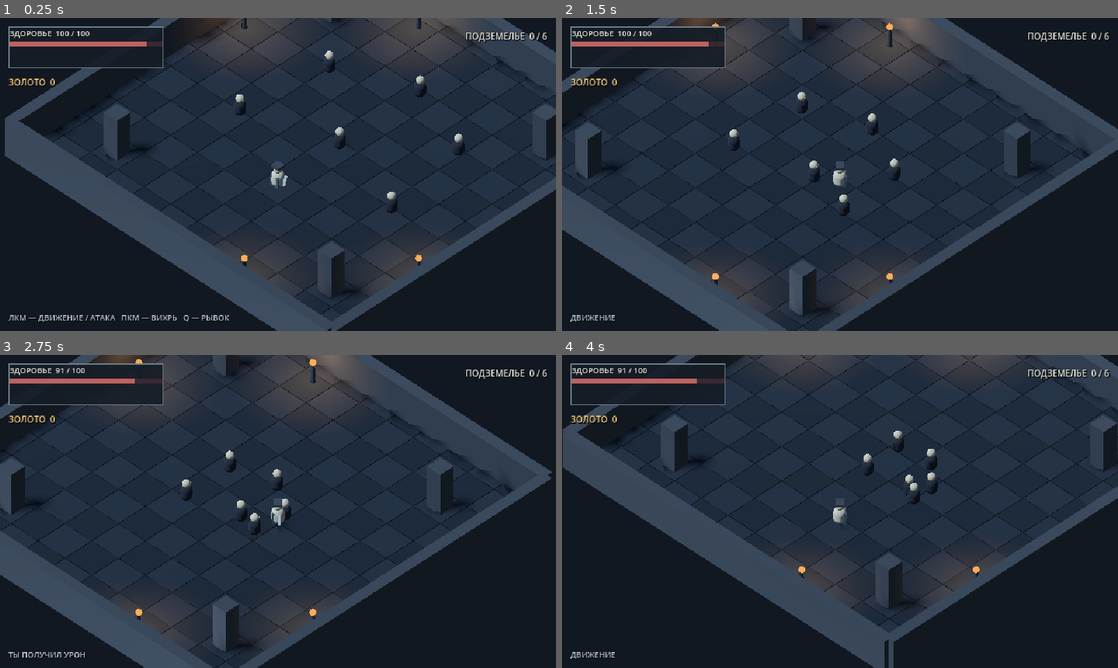
Above: before the commit, frames 1-4 (two rows, left to right).
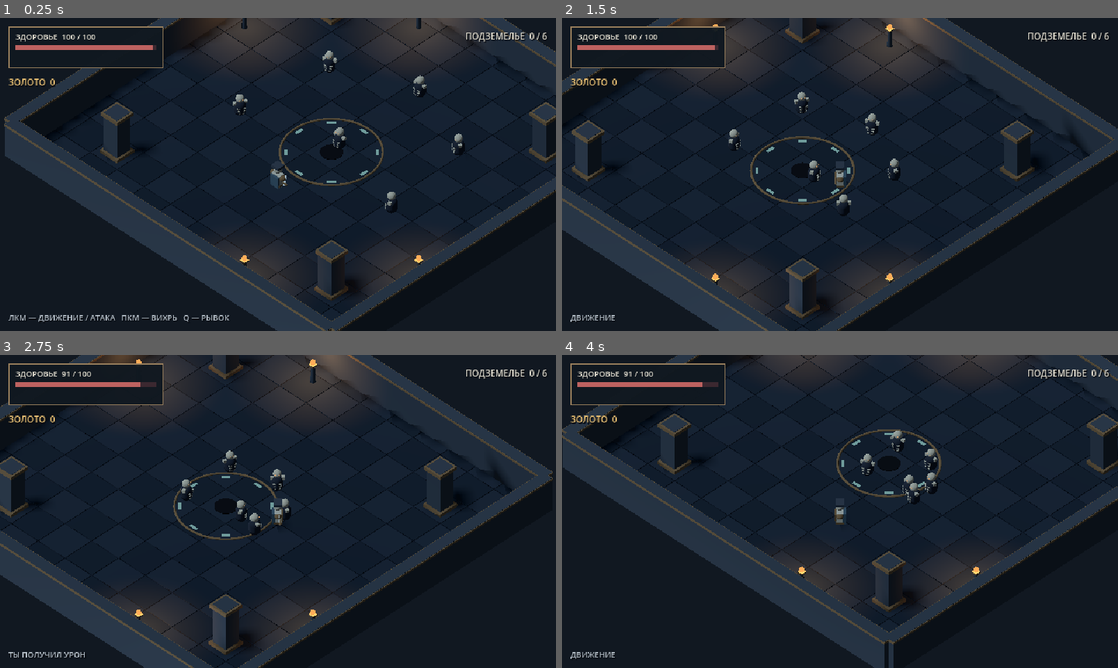
Above: after the commit, the same moments.

Repository: Blyaprint/new-1-bit-kuznya
Game: Godot game, scene res://scenes/action_rpg.tscn
Same seed, same stepped clock (60 frames per second), same inputs: the game is played once before the commit and once after it.
Inputs (mouse positions are in pixels of both pictures, inside the frame that each line leads up to):
- Up to frame 1 (0.25 s): no input
- Up to frame 2 (1.5 s): tap Enter at 0.5 s; move the mouse to (962, 158) at 0.52 s; hold D (move_right) 0.53-1.25 s; tap R at 0.6 s; click (962, 158) at 0.67 s; tap Space at 0.77 s; drag from (728, 190) to (812, 237) at 1.27 s
- Up to frame 3 (2.75 s): move the mouse to (333, 442) at 2.02 s; hold D (move_right) from 2.03 s (still down); tap E at 2.1 s
- Up to frame 4 (4 s): release D (move_right) at 2.75 s; drag from (812, 574) to (673, 464) at 2.77 s; move the mouse to (1006, 558) at 3.52 s; hold A (move_left) from 3.53 s (still down); tap Q at 3.6 s; tap Space at 3.77 s

The runs differ from the first frame. In frame 1, 3.7% of the frame differs, in the area x 0-100%, y 0-100%; in frame 2, 4.2%; in frame 3, 4.0%; in frame 4, 3.6%.

Commit message:
Add stylized dungeon detailing, hero armor and skeleton silhouettes

Diff:
--- a/scripts/action_rpg.gd
+++ b/scripts/action_rpg.gd
@@ -40,6 +40,9 @@
 var mat_gold: StandardMaterial3D
 var mat_torch: StandardMaterial3D
 var mat_sword: StandardMaterial3D
+var mat_bronze: StandardMaterial3D
+var mat_accent: StandardMaterial3D
+var mat_shadow: StandardMaterial3D
 
 func _ready() -> void:
 	_build_materials()
@@ -62,6 +65,9 @@
 	mat_gold = _mat(Color("#e5b95c"), true)
 	mat_torch = _mat(Color("#ffad58"), true)
 	mat_sword = _mat(Color("#9fb8c8"), true)
+	mat_bronze = _mat(Color("#8c7150"))
+	mat_accent = _mat(Color("#6f9b9b"), true)
+	mat_shadow = _mat(Color("#101820"))
 
 func _mat(color: Color, glow := false) -> StandardMaterial3D:
 	var material := StandardMaterial3D.new()
@@ -82,14 +88,15 @@
 	environment.background_color = Color("#111821")
 	environment.ambient_light_source = Environment.AMBIENT_SOURCE_COLOR
 	environment.ambient_light_color = Color("#788392")
-	environment.ambient_light_energy = 0.48
+	environment.ambient_light_energy = 0.38
+	environment.ambient_light_color = Color("#65717f")
 	environment_node.environment = environment
 	add_child(environment_node)
 
 	var sun := DirectionalLight3D.new()
 	sun.rotation_degrees = Vector3(-52.0, -35.0, 0.0)
-	sun.light_color = Color("#b8c5d2")
-	sun.light_energy = 0.7
+	sun.light_color = Color("#9eafc0")
+	sun.light_energy = 0.52
 	sun.shadow_enabled = true
 	add_child(sun)
 
@@ -123,11 +130,41 @@
 	_add_wall(Vector3(0, 1.1, 12), Vector3(24, 2.2, 0.7))
 	_add_wall(Vector3(-12, 1.1, 0), Vector3(0.7, 2.2, 24))
 	_add_wall(Vector3(12, 1.1, 0), Vector3(0.7, 2.2, 24))
+	_add_dungeon_sigil()
 
 	for p in [Vector3(-8, 0, -8), Vector3(8, 0, -8), Vector3(-8, 0, 8), Vector3(8, 0, 8)]:
 		_add_pillar(p)
 	for p in [Vector3(-10.5, 0, -4), Vector3(10.5, 0, 4), Vector3(-4, 0, -10.5), Vector3(4, 0, 10.5)]:
 		_add_torch(p)
+
+func _add_dungeon_sigil() -> void:
+	var ring := MeshInstance3D.new()
+	var ring_mesh := TorusMesh.new()
+	ring_mesh.inner_radius = 2.65
+	ring_mesh.outer_radius = 2.78
+	ring.mesh = ring_mesh
+	ring.material_override = mat_bronze
+	ring.position.y = 0.055
+	add_child(ring)
+	for angle in range(0, 360, 45):
+		var rune := MeshInstance3D.new()
+		var rune_mesh := BoxMesh.new()
+		rune_mesh.size = Vector3(0.16, 0.035, 0.48)
+		rune.mesh = rune_mesh
+		rune.material_override = mat_accent
+		var radians := deg_to_rad(float(angle))
+		rune.position = Vector3(cos(radians) * 2.42, 0.06, sin(radians) * 2.42)
+		rune.rotation.y = -radians
+		add_child(rune)
+	var center := MeshInstance3D.new()
+	var center_mesh := CylinderMesh.new()
+	center_mesh.top_radius = 0.62
+	center_mesh.bottom_radius = 0.62
+	center_mesh.height = 0.035
+	center.mesh = center_mesh
+	center.material_override = mat_shadow
+	center.position.y = 0.06
+	add_child(center)
 
 func _add_wall(pos: Vector3, dimensions: Vector3) -> void:
 	var body := StaticBody3D.new()
@@ -139,6 +176,13 @@
 	mesh.mesh = box
 	mesh.material_override = mat_wall
 	body.add_child(mesh)
+	var trim := MeshInstance3D.new()
+	var trim_mesh := BoxMesh.new()
+	trim_mesh.size = Vector3(dimensions.x + 0.08, 0.12, dimensions.z + 0.08)
+	trim.mesh = trim_mesh
+	trim.material_override = mat_bronze
+	trim.position.y = dimensions.y * 0.5 - 0.08
+	body.add_child(trim)
 	var collision := CollisionShape3D.new()
 	var shape := BoxShape3D.new()
 	shape.size = dimensions
@@ -155,6 +199,20 @@
 	pillar.mesh = mesh
 	pillar.material_override = mat_wall
 	pillar_body.add_child(pillar)
+	var base := MeshInstance3D.new()
+	var base_mesh := BoxMesh.new()
+	base_mesh.size = Vector3(1.28, 0.22, 1.28)
+	base.mesh = base_mesh
+	base.material_override = mat_bronze
+	base.position.y = -1.28
+	pillar_body.add_child(base)
+	var capital := MeshInstance3D.new()
+	var capital_mesh := BoxMesh.new()
+	capital_mesh.size = Vector3(1.24, 0.2, 1.24)
+	capital.mesh = capital_mesh
+	capital.material_override = mat_bronze
+	capital.position.y = 1.28
+	pillar_body.add_child(capital)
 	var collision := CollisionShape3D.new()
 	var shape := BoxShape3D.new()
 	shape.size = mesh.size
@@ -173,12 +231,19 @@
 	add_child(stand)
 	var flame := MeshInstance3D.new()
 	var flame_mesh := SphereMesh.new()
-	flame_mesh.radius = 0.18
-	flame_mesh.height = 0.36
+	flame_mesh.radius = 0.14
+	flame_mesh.height = 0.34
 	flame.mesh = flame_mesh
 	flame.material_override = mat_torch
 	flame.position = pos + Vector3(0, 1.35, 0)
 	add_child(flame)
+	var crown := MeshInstance3D.new()
+	var crown_mesh := BoxMesh.new()
+	crown_mesh.size = Vector3(0.34, 0.08, 0.34)
+	crown.mesh = crown_mesh
+	crown.material_override = mat_bronze
+	crown.position = pos + Vector3(0, 1.18, 0)
+	add_child(crown)
 	var light := OmniLight3D.new()
 	light.position = pos + Vector3(0, 1.45, 0)
 	light.light_color = Color("#ffad66")
@@ -203,12 +268,35 @@
 	player.add_child(collision)
 
 	var torso := MeshInstance3D.new()
-	var torso_mesh := CapsuleMesh.new()
-	torso_mesh.radius = 0.36
-	torso_mesh.height = 1.0
+	var torso_mesh := BoxMesh.new()
+	torso_mesh.size = Vector3(0.58, 0.76, 0.38)
 	torso.mesh = torso_mesh
 	torso.material_override = mat_player
+	torso.position.y = -0.04
 	player.add_child(torso)
+	var chest_plate := MeshInstance3D.new()
+	var chest_mesh := BoxMesh.new()
+	chest_mesh.size = Vector3(0.48, 0.44, 0.08)
+	chest_plate.mesh = chest_mesh
+	chest_plate.material_override = mat_bronze
+	chest_plate.position = Vector3(0, 0.02, -0.22)
+	player.add_child(chest_plate)
+	for shoulder_x in [-0.36, 0.36]:
+		var shoulder := MeshInstance3D.new()
+		var shoulder_mesh := SphereMesh.new()
+		shoulder_mesh.radius = 0.18
+		shoulder_mesh.height = 0.28
+		shoulder.mesh = shoulder_mesh
+		shoulder.material_override = mat_bronze
+		shoulder.position = Vector3(shoulder_x, 0.2, 0)
+		player.add_child(shoulder)
+	var belt := MeshInstance3D.new()
+	var belt_mesh := BoxMesh.new()
+	belt_mesh.size = Vector3(0.62, 0.12, 0.42)
+	belt.mesh = belt_mesh
+	belt.material_override = mat_bronze
+	belt.position.y = -0.32
+	player.add_child(belt)
 
 	var cloak := MeshInstance3D.new()
 	var cloak_mesh := BoxMesh.new()
@@ -237,12 +325,33 @@
 
 	var sword := MeshInstance3D.new()
 	var sword_mesh := BoxMesh.new()
-	sword_mesh.size = Vector3(0.12, 0.72, 0.12)
+	sword_mesh.size = Vector3(0.11, 0.78, 0.055)
 	sword.mesh = sword_mesh
 	sword.material_override = mat_sword
 	sword.position = Vector3(0.43, 0.02, -0.08)
 	sword.rotation.z = -0.22
 	player.add_child(sword)
+	var guard := MeshInstance3D.new()
+	var guard_mesh := BoxMesh.new()
+	guard_mesh.size = Vector3(0.32, 0.07, 0.11)
+	guard.mesh = guard_mesh
+	guard.material_override = mat_bronze
+	guard.position = Vector3(0.43, -0.18, -0.08)
+	guard.rotation.z = -0.22
+	player.add_child(guard)
+	var foot_shadow := MeshInstance3D.new()
+	var shadow_mesh := CylinderMesh.new()
+	shadow_mesh.top_radius = 0.48
+	shadow_mesh.bottom_radius = 0.48
+	shadow_mesh.height = 0.018
+	foot_shadow.mesh = shadow_mesh
+	var shadow_mat := StandardMaterial3D.new()
+	shadow_mat.albedo_color = Color(0.015, 0.025, 0.035, 0.48)
+	shadow_mat.transparency = BaseMaterial3D.TRANSPARENCY_ALPHA
+	shadow_mat.shading_mode = BaseMaterial3D.SHADING_MODE_UNSHADED
+	foot_shadow.material_override = shadow_mat
+	foot_shadow.position.y = -0.62
+	player.add_child(foot_shadow)
 
 func _build_enemies() -> void:
 	var spawn_points := [
@@ -261,6 +370,22 @@
 		body.mesh = body_mesh
 		body.material_override = mat_enemy
 		enemy.add_child(body)
+		for rib_index in range(3):
+			var rib := MeshInstance3D.new()
+			var rib_mesh := BoxMesh.new()
+			rib_mesh.size = Vector3(0.46 - float(rib_index) * 0.06, 0.07, 0.12)
+			rib.mesh = rib_mesh
+			rib.material_override = mat_bone
+			rib.position = Vector3(0, 0.12 - float(rib_index) * 0.16, -0.25)
+			enemy.add_child(rib)
+		for shoulder_x in [-0.3, 0.3]:
+			var shoulder_bone := MeshInstance3D.new()
+			var bone_mesh := BoxMesh.new()
+			bone_mesh.size = Vector3(0.18, 0.16, 0.18)
+			shoulder_bone.mesh = bone_mesh
+			shoulder_bone.material_override = mat_bone
+			shoulder_bone.position = Vector3(shoulder_x, 0.34, 0)
+			enemy.add_child(shoulder_bone)
 		var skull := MeshInstance3D.new()
 		var skull_mesh := SphereMesh.new()
 		skull_mesh.radius = 0.23
@@ -298,10 +423,14 @@
 	panel.position = Vector2(10, 10)
 	panel.custom_minimum_size = Vector2(178, 48)
 	var style := StyleBoxFlat.new()
-	style.bg_color = Color("#151d27", 0.92)
-	style.border_color = Color("#71808c")
+	style.bg_color = Color("#101820", 0.96)
+	style.border_color = Color("#9a805d")
 	style.set_border_width_all(1)
 	style.set_corner_radius_all(0)
+	style.content_margin_left = 8.0
+	style.content_margin_right = 8.0
+	style.content_margin_top = 5.0
+	style.content_margin_bottom = 5.0
 	panel.add_theme_stylebox_override("panel", style)
 	layer.add_child(panel)
 
